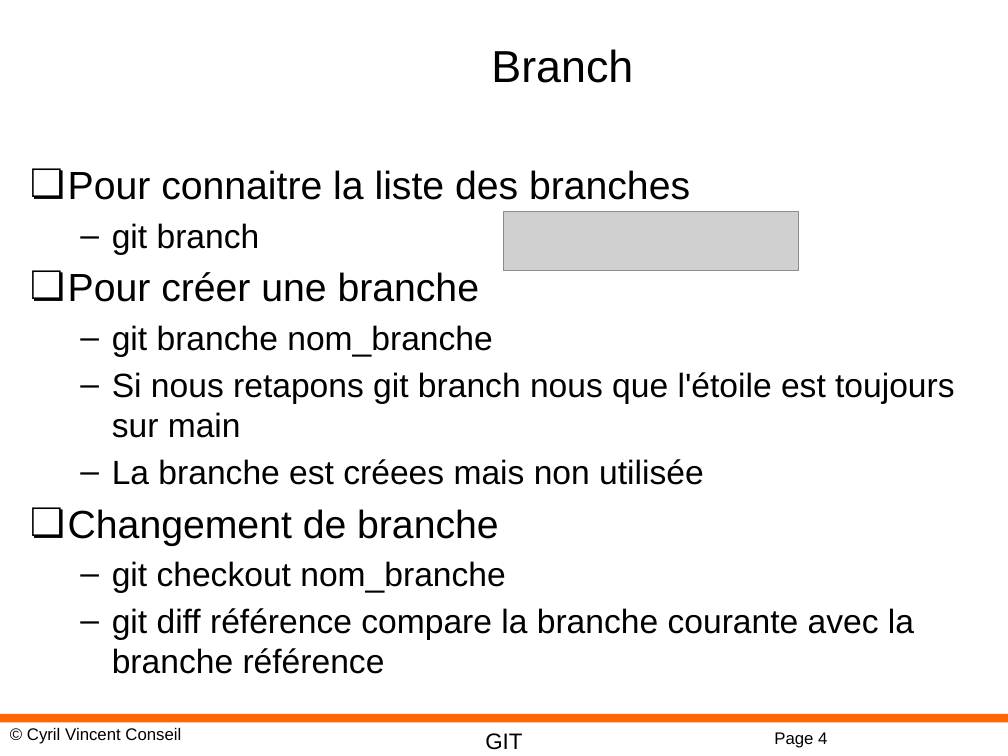
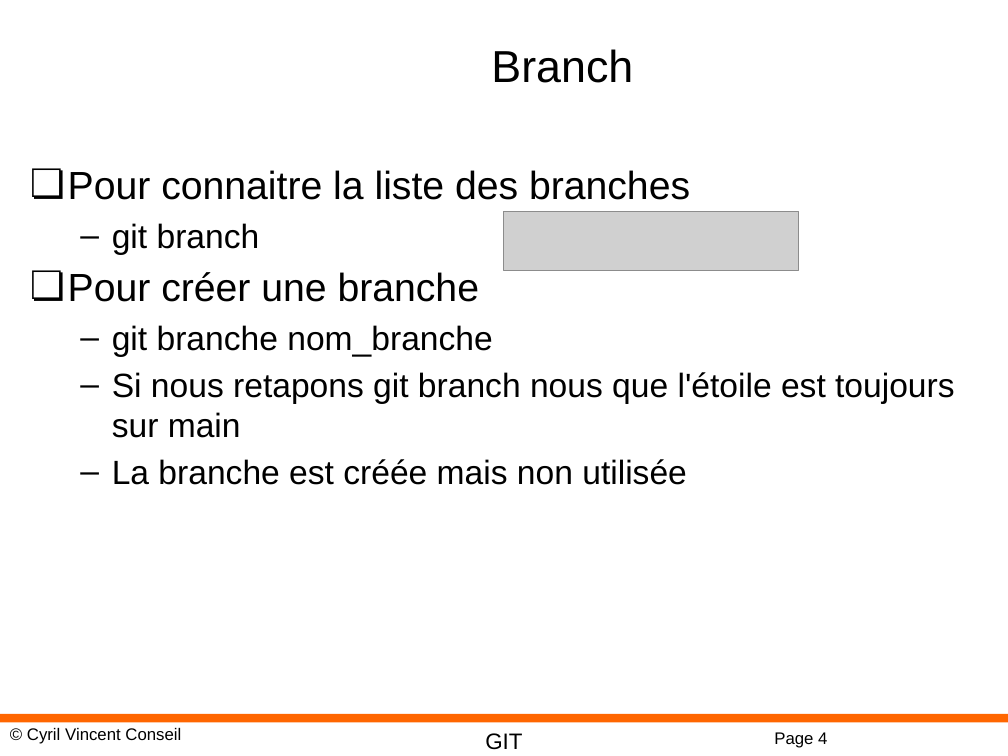
Before and after one commit to cyrilvincent/git, a slide deck: slide 4 of ppt/GIT03-Branches.pptx. Drawn at 1008x756 pixels with LibreOffice and Linux fonts; fonts in the diff are those of the drawing; grey boxes stand for pictures; background and template pictures are left out. Boxes give left, top, right and bottom in pixels: in the first picture for what was removed or moved away, otherwise in the second. Text is boxed around its words. In the diff, an @@ line names an element or a change of style, - is before the commit and + after.

Commit message:
ppt small changes

```diff
--- a/ppt/GIT03-Branches.pptx
+++ b/ppt/GIT03-Branches.pptx
@@ text at <box>112,459,687,485</box>: text changed @@
-  – La branche est créees mais non utilisée
-❏ Changement de branche
-  – git checkout nom_branche
-  – git diff référence compare la branche courante avec la branche référence
+  – La branche est créée mais non utilisée
```
Also in this commit, not shown: 2 slides added, 4 other files.
